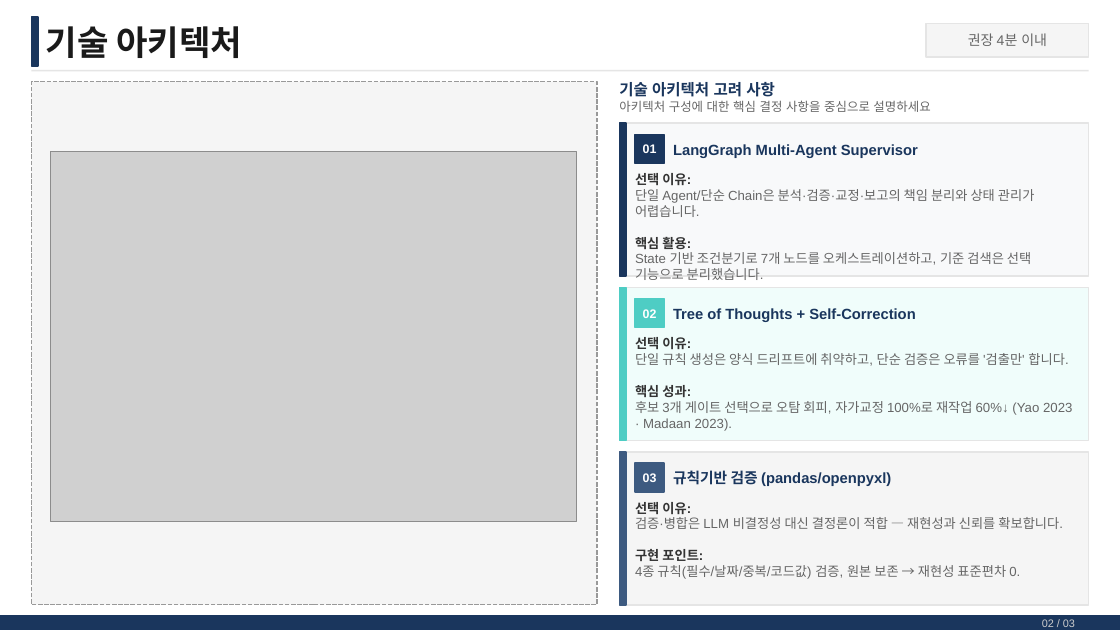
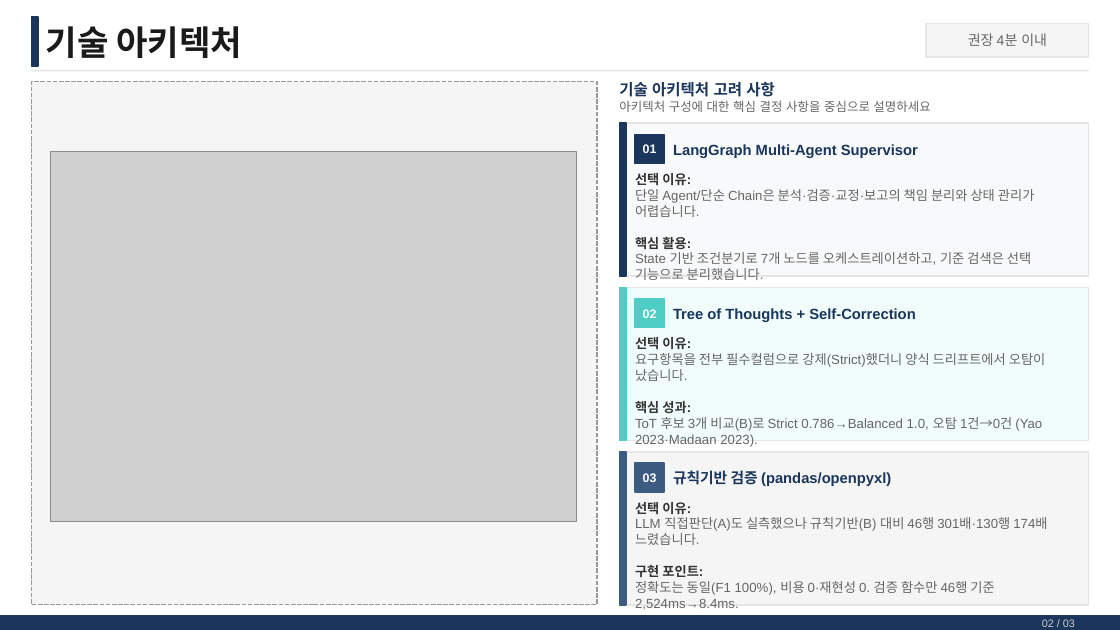
Before and after one commit to PinokioLee/smart-collect-assistant, a slide deck: slide 3 of presentation/AI_Master_최종발표_이형진_08079.pptx. Drawn at 1120x630 pixels with LibreOffice and Linux fonts; fonts in the diff are those of the drawing; grey boxes stand for pictures. Boxes give left, top, right and bottom in pixels: in the first picture for what was removed or moved away, otherwise in the second. Text is boxed around its words. In the diff, an @@ line names an element or a change of style, - is before the commit and + after.

```diff
--- a/presentation/AI_Master_최종발표_이형진_08079.pptx
+++ b/presentation/AI_Master_최종발표_이형진_08079.pptx
@@ text at bbox=[635, 353, 1046, 381]: text changed @@
-단일 규칙 생성은 양식 드리프트에 취약하고, 단순 검증은 오류를 '검출만' 합니다.
+요구항목을 전부 필수컬럼으로 강제(Strict)했더니 양식 드리프트에서 오탐이 났습니다.
@@ text at bbox=[635, 417, 1042, 431]: text changed @@
-후보 3개 게이트 선택으로 오탐 회피, 자가교정 100%로 재작업 60%↓ (Yao 2023 · Madaan 2023).
+ToT 후보 3개 비교(B)로 Strict 0.786→Balanced 1.0, 오탐 1건→0건 (Yao 2023·Madaan 2023).
@@ text at bbox=[635, 517, 1047, 545]: text changed @@
-검증·병합은 LLM 비결정성 대신 결정론이 적합 — 재현성과 신뢰를 확보합니다.
+LLM 직접판단(A)도 실측했으나 규칙기반(B) 대비 46행 301배·130행 174배 느렸습니다.
@@ text at bbox=[635, 581, 994, 595]: text changed @@
-4종 규칙(필수/날짜/중복/코드값) 검증, 원본 보존 → 재현성 표준편차 0.
+정확도는 동일(F1 100%), 비용 0·재현성 0. 검증 함수만 46행 기준 2,524ms→8.4ms.
```
Also in this commit, not shown: 2 other slides changed, 4 other files.
